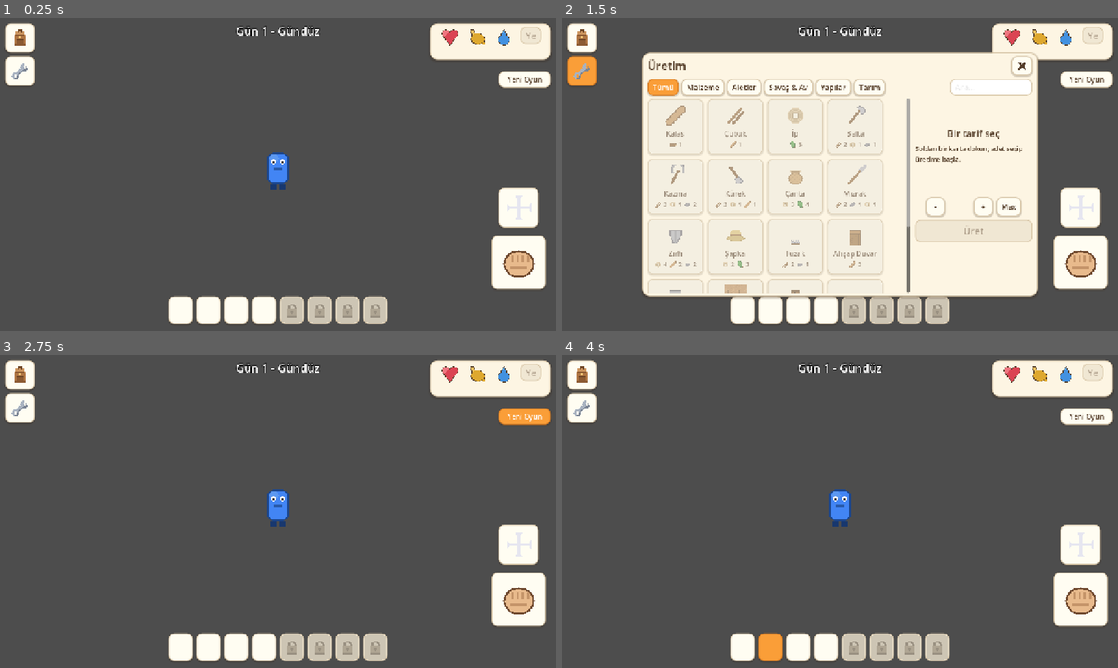
Above: before the commit, frames 1-4 (two rows, left to right).
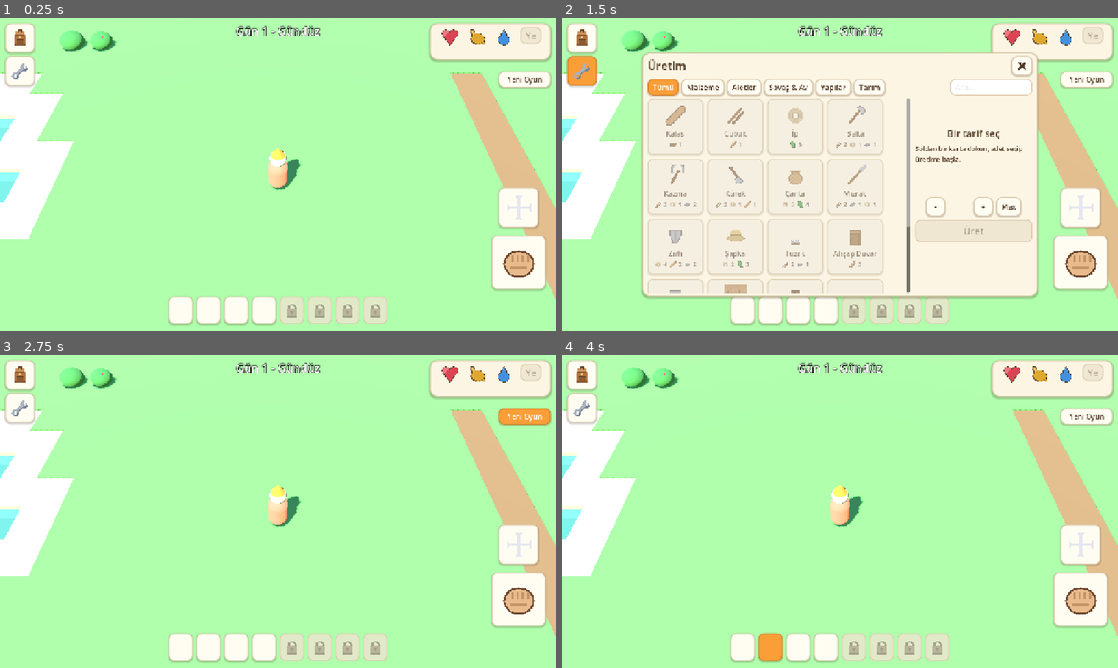
Above: after the commit, the same moments.

Repository: ozcinarece/Rable
Game: Godot game, scene res://scenes/World3D.tscn
Two runs of this game, one before a commit and one after it. Both use one fixed random seed, a clock stepped at 60 frames per second and the inputs below. Before the commit the project starts from res://scenes/World.tscn.
Inputs (mouse positions are in pixels of both pictures, inside the frame that each line leads up to):
- Up to frame 1 (0.25 s): no input
- Up to frame 2 (1.5 s): click (584, 36) at 0.5 s; click (584, 71) at 1.25 s
- Up to frame 3 (2.75 s): click "Yeni Oyun" at 2 s
- Up to frame 4 (4 s): click (739, 646) at 2.77 s; click (773, 646) at 3.52 s

The runs differ from the first frame. In frame 1, 92% of the frame differs, in the area x 0-100%, y 0-100%; in frame 2, 37%; in frame 3, 92%; in frame 4, 92%.
Error before the commit: Parse Error: Cannot infer the type of "facing" variable because the value doesn't have a set type. (res://scripts/world.gd:725)

Commit message:
Asama B1: 3D iskelet - blok dunya, capraz kamera, dokunmatik hareket
- world3d.gd: ASCII haritadan 3D blok zemin (MultiMesh, tur basina tek
  cizim cagrisi), yer tutucu agac/kaya/cali sekilleri, pastel gokyuzu,
  golgeli gunes, Animal Crossing tarzi capraz takip kamerasi
- player3d.gd: kapsul + sapka yer tutucu karakter; parmakla surukleyip
  yurutme (2D ile ayni desen), izgara tabanli carpisma
- Mevcut 2D arayuz (HUD) 3D sahnenin ustunde aynen calisiyor
- Bu dal ayri uygulama olarak derlenir: paket adi ...survivalsandbox3d,
  workflow 3d dalinda tetiklenir ve 3d-apk release etiketine yukler
  (ana oyunun latest-apk linki etkilenmez)

Co-Authored-By: Claude Fable 5 <noreply@anthropic.com>
Claude-Session: https://claude.ai/code/session_01F3YZhtJZEWdj71A8VFF7cL

Diff:
--- a/project.godot
+++ b/project.godot
@@ -6,9 +6,9 @@
 
 [application]
 
-config/name="Survival Sandbox"
-config/description="2D top-down survival sandbox oyunu - Milestone 1: tile tabanli dunya + oyuncu hareketi"
-run/main_scene="res://scenes/World.tscn"
+config/name="Survival Sandbox 3D"
+config/description="Survival sandbox - 3D deneme dali (Asama B: Go-Go Town / Animal Crossing gorunumu)"
+run/main_scene="res://scenes/World3D.tscn"
 config/features=PackedStringArray("4.3", "GL Compatibility")
 
 [autoload]
--- /dev/null
+++ b/scenes/World3D.tscn
@@ -0,0 +1,6 @@
+[gd_scene load_steps=2 format=3]
+
+[ext_resource type="Script" path="res://scripts/world3d.gd" id="1_script"]
+
+[node name="World3D" type="Node3D"]
+script = ExtResource("1_script")
--- /dev/null
+++ b/scripts/player3d.gd
@@ -0,0 +1,118 @@
+extends Node3D
+## 3D oyuncu - Asama B1 yer tutucusu: sevimli kapsul + sapka.
+## Hareket ayni 2D'deki gibi: parmagi basip surukle (sanal joystick)
+## veya klavye (WASD/ok). Carpisma, fizik motoru yerine dunyanin
+## izgara kontroluyle yapilir (basit ve mobilde ucuz).
+## B4'te yerini animasyonlu gercek karakter modeli alacak.
+
+const SPEED: float = 3.6          # hucre (metre) / saniye
+const DRAG_DEAD_ZONE: float = 10.0
+const BODY_RADIUS: float = 0.27   # duvarlara bu kadar yaklasabilir
+
+var world: Node3D  # world3d atar; is_walkable(cell) saglar
+
+var _visual: Node3D
+var _is_touching := false
+var _touch_start := Vector2.ZERO
+var _touch_current := Vector2.ZERO
+
+func _ready() -> void:
+	_visual = Node3D.new()
+	add_child(_visual)
+
+	var body := MeshInstance3D.new()
+	var capsule := CapsuleMesh.new()
+	capsule.radius = 0.24
+	capsule.height = 0.85
+	body.mesh = capsule
+	body.position = Vector3(0, 0.46, 0)
+	body.material_override = _flat_material(Color(0.93, 0.52, 0.40))
+	_visual.add_child(body)
+
+	var head := MeshInstance3D.new()
+	var head_mesh := SphereMesh.new()
+	head_mesh.radius = 0.19
+	head_mesh.height = 0.38
+	head.mesh = head_mesh
+	head.position = Vector3(0, 0.98, 0)
+	head.material_override = _flat_material(Color(0.98, 0.85, 0.70))
+	_visual.add_child(head)
+
+	var hat := MeshInstance3D.new()
+	var cone := CylinderMesh.new()
+	cone.top_radius = 0.02
+	cone.bottom_radius = 0.16
+	cone.height = 0.24
+	hat.mesh = cone
+	hat.position = Vector3(0, 1.2, 0)
+	hat.material_override = _flat_material(Color(0.98, 0.62, 0.22))
+	_visual.add_child(hat)
+
+func _flat_material(color: Color) -> StandardMaterial3D:
+	var material := StandardMaterial3D.new()
+	material.albedo_color = color
+	material.roughness = 1.0
+	return material
+
+func _physics_process(delta: float) -> void:
+	var dir := _get_input_direction()
+	if dir == Vector2.ZERO:
+		return
+	_try_move(Vector3(dir.x, 0, dir.y) * SPEED * delta)
+	# Yuruyus yonune yumusakca don
+	var target_angle := atan2(-dir.x, -dir.y)
+	_visual.rotation.y = lerp_angle(_visual.rotation.y, target_angle, 12.0 * delta)
+
+# Eksenleri ayri dener: duvara surtununce diger eksende kaymaya devam
+func _try_move(offset: Vector3) -> void:
+	var pos := position
+	var next_x := pos + Vector3(offset.x, 0, 0)
+	if _pos_walkable(next_x):
+		pos = next_x
+	var next_z := pos + Vector3(0, 0, offset.z)
+	if _pos_walkable(next_z):
+		pos = next_z
+	position = pos
+
+# Govde yaricapi kadar 4 noktadan izgara kontrolu
+func _pos_walkable(pos: Vector3) -> bool:
+	for off in [Vector2(BODY_RADIUS, 0), Vector2(-BODY_RADIUS, 0),
+			Vector2(0, BODY_RADIUS), Vector2(0, -BODY_RADIUS)]:
+		var cell := Vector2i(floori(pos.x + off.x), floori(pos.z + off.y))
+		if not world.is_walkable(cell):
+			return false
+	return true
+
+# --- Girdi (2D oyuncuyla ayni desen) ------------------------------------
+
+func _get_input_direction() -> Vector2:
+	if _is_touching:
+		var offset := _touch_current - _touch_start
+		if offset.length() <= DRAG_DEAD_ZONE:
+			return Vector2.ZERO
+		return offset.normalized()
+	var dir := Vector2.ZERO
+	if Input.is_key_pressed(KEY_A) or Input.is_key_pressed(KEY_LEFT):
+		dir.x -= 1
+	if Input.is_key_pressed(KEY_D) or Input.is_key_pressed(KEY_RIGHT):
+		dir.x += 1
+	if Input.is_key_pressed(KEY_W) or Input.is_key_pressed(KEY_UP):
+		dir.y -= 1
+	if Input.is_key_pressed(KEY_S) or Input.is_key_pressed(KEY_DOWN):
+		dir.y += 1
+	return dir.normalized()
+
+func _unhandled_input(event: InputEvent) -> void:
+	if event is InputEventScreenTouch:
+		if event.pressed:
+			_is_touching = true
+			_touch_start = event.position
+			_touch_current = event.position
+		else:
+			_is_touching = false
+	elif event is InputEventScreenDrag:
+		_touch_current = event.position
+	elif event is InputEventMouseButton:
+		# Dokunmatikten uretilen sahte fare olaylarini yok say
+		if event.device == InputEvent.DEVICE_ID_EMULATION:
+			return
--- /dev/null
+++ b/scripts/world3d.gd
@@ -0,0 +1,239 @@
+extends Node3D
+## 3D dunya - Asama B1: iskelet.
+##
+## Go-Go Town / Animal Crossing hedefine giden ilk adim: ayni ASCII
+## harita, minik 3D bloklardan zemin, yer tutucu agac/kaya/cali
+## sekilleri, capraz yukaridan bakan kamera ve dokunmatik hareket.
+## Performans icin her seyi MultiMesh ile ciziyoruz (tur basina tek
+## cizim cagrisi). B2'de yer tutucular gercek low-poly modellerle
+## degisecek.
+##
+## Oyun mantigi (envanter/uretim/aclik...) autoload'larda yasiyor ve
+## aynen calisiyor; HUD 3D'nin ustune 2D katman olarak biniyor.
+
+const MapData = preload("res://scripts/map_data.gd")
+const Player3DScript = preload("res://scripts/player3d.gd")
+
+## Zemin turleri: renk + ust yuzeyin yuksekligi (metre; 0 = yuruyus seviyesi)
+const GROUND_DEFS := {
+	".": {"color": Color(0.46, 0.73, 0.36), "top": 0.0, "solid": false},
+	"d": {"color": Color(0.60, 0.44, 0.29), "top": -0.02, "solid": false},
+	"s": {"color": Color(0.91, 0.83, 0.58), "top": -0.02, "solid": false},
+	"~": {"color": Color(0.32, 0.60, 0.88), "top": -0.14, "solid": true},
+	"o": {"color": Color(0.33, 0.26, 0.20), "top": -0.25, "solid": true},
+}
+
+const CAM_OFFSET := Vector3(0.0, 7.4, 5.6)  # AC tarzi capraz bakis
+
+var _solid_cells: Dictionary = {}  # Vector2i -> true (su/cukur/nesne)
+var _map_w: int = 0
+var _map_h: int = 0
+var _spawn_cell := Vector2i(5, 5)
+
+var player: Node3D
+var camera: Camera3D
+
+func _ready() -> void:
+	_build_environment()
+	_build_world()
+	_spawn_player()
+	# Mevcut 2D arayuz 3D'nin ustunde aynen calisir (autoload tabanli)
+	add_child(load("res://scenes/HUD.tscn").instantiate())
+
+func _process(delta: float) -> void:
+	# Kamera oyuncuyu yumusakca takip eder
+	var target := player.position + CAM_OFFSET
+	camera.position = camera.position.lerp(target, minf(1.0, 6.0 * delta))
+	camera.look_at(player.position + Vector3(0, 0.4, 0))
+
+## Oyuncu hareketi bu izgara kontrolunu kullanir (fizik motoru yok:
+## basit, ongorulebilir ve mobilde ucuz)
+func is_walkable(cell: Vector2i) -> bool:
+	if cell.x < 1 or cell.y < 1 or cell.x >= _map_w - 1 or cell.y >= _map_h - 1:
+		return false
+	return not _solid_cells.has(cell)
+
+# --- Ortam: gokyuzu + gunes ---------------------------------------------
+
+func _build_environment() -> void:
+	var sky_mat := ProceduralSkyMaterial.new()
+	sky_mat.sky_top_color = Color(0.44, 0.69, 0.94)
+	sky_mat.sky_horizon_color = Color(0.95, 0.93, 0.82)
+	sky_mat.ground_bottom_color = Color(0.55, 0.72, 0.55)
+	sky_mat.ground_horizon_color = Color(0.92, 0.90, 0.78)
+	var sky := Sky.new()
+	sky.sky_material = sky_mat
+	var env := Environment.new()
+	env.background_mode = Environment.BG_SKY
+	env.sky = sky
+	env.ambient_light_source = Environment.AMBIENT_SOURCE_SKY
+	env.ambient_light_energy = 1.1
+	var world_env := WorldEnvironment.new()
+	world_env.environment = env
+	add_child(world_env)
+
+	var sun := DirectionalLight3D.new()
+	sun.rotation_degrees = Vector3(-52, -32, 0)
+	sun.light_color = Color(1.0, 0.96, 0.88)
+	sun.light_energy = 1.2
+	sun.shadow_enabled = true
+	add_child(sun)
+
+	camera = Camera3D.new()
+	camera.fov = 45.0
+	add_child(camera)
+
+# --- Dunya kurulumu -----------------------------------------------------
+
+func _build_world() -> void:
+	var rows: Array[String] = MapData.MAP
+	_map_h = rows.size()
+	_map_w = rows[0].length()
+
+	# Zemin hucrelerini ture gore topla; nesne konumlarini ayir
+	var ground_cells: Dictionary = {}  # tur -> Array[Vector2i]
+	for ch in GROUND_DEFS:
+		ground_cells[ch] = []
+	var trees: Array[Vector2i] = []
+	var stones: Array[Vector2i] = []
+	var bushes: Array[Vector2i] = []
+
+	for y in _map_h:
+		for x in _map_w:
+			var cell := Vector2i(x, y)
+			var ch := rows[y][x]
+			var ground := "."
+			match ch:
+				"P":
+					_spawn_cell = cell
+				"T":
+					trees.append(cell)
+					_solid_cells[cell] = true
+				"#":
+					stones.append(cell)
+					_solid_cells[cell] = true
+				"m":
+					bushes.append(cell)
+					_solid_cells[cell] = true
+				_:
+					if GROUND_DEFS.has(ch):
+						ground = ch
+			if GROUND_DEFS[ground]["solid"]:
+				_solid_cells[cell] = true
+			ground_cells[ground].append(cell)
+
+	# Zemin bloklari: tur basina tek MultiMesh (tek cizim cagrisi)
+	for ch in ground_cells:
+		var cells: Array = ground_cells[ch]
+		if cells.is_empty():
+			continue
+		var def: Dictionary = GROUND_DEFS[ch]
+		var box := BoxMesh.new()
+		box.size = Vector3(1, 0.5, 1)
+		var transforms: Array[Transform3D] = []
+		for cell in cells:
+			transforms.append(Transform3D(Basis.IDENTITY,
+					_cell_center(cell) + Vector3(0, float(def["top"]) - 0.25, 0)))
+		_add_multimesh(box, def["color"], transforms, ch == "~")
+
+	_build_trees(trees)
+	_build_stones(stones)
+	_build_bushes(bushes)
+
+func _cell_center(cell: Vector2i) -> Vector3:
+	return Vector3(cell.x + 0.5, 0, cell.y + 0.5)
+
+# Yer tutucu agac: silindir govde + iki kure yaprak katmani
+func _build_trees(cells: Array[Vector2i]) -> void:
+	if cells.is_empty():
+		return
+	var trunk := CylinderMesh.new()
+	trunk.top_radius = 0.11
+	trunk.bottom_radius = 0.14
+	trunk.height = 0.6
+	var leaf_low := SphereMesh.new()
+	leaf_low.radius = 0.48
+	leaf_low.height = 0.8
+	var leaf_top := SphereMesh.new()
+	leaf_top.radius = 0.32
+	leaf_top.height = 0.55
+
+	var trunk_t: Array[Transform3D] = []
+	var low_t: Array[Transform3D] = []
+	var top_t: Array[Transform3D] = []
+	for cell in cells:
+		var base := _cell_center(cell)
+		var rot := _cell_variance(cell)
+		trunk_t.append(Transform3D(rot, base + Vector3(0, 0.3, 0)))
+		low_t.append(Transform3D(rot, base + Vector3(0, 0.85, 0)))
+		top_t.append(Transform3D(rot, base + Vector3(0, 1.25, 0)))
+	_add_multimesh(trunk, Color(0.48, 0.34, 0.22), trunk_t)
+	_add_multimesh(leaf_low, Color(0.36, 0.65, 0.33), low_t)
+	_add_multimesh(leaf_top, Color(0.45, 0.74, 0.38), top_t)
+
+func _build_stones(cells: Array[Vector2i]) -> void:
+	if cells.is_empty():
+		return
+	var rock := SphereMesh.new()
+	rock.radius = 0.42
+	rock.height = 0.55
+	var transforms: Array[Transform3D] = []
+	for cell in cells:
+		transforms.append(Transform3D(_cell_variance(cell),
+				_cell_center(cell) + Vector3(0, 0.16, 0)))
+	_add_multimesh(rock, Color(0.62, 0.63, 0.66), transforms)
+
+func _build_bushes(cells: Array[Vector2i]) -> void:
+	if cells.is_empty():
+		return
+	var bush := SphereMesh.new()
+	bush.radius = 0.36
+	bush.height = 0.55
+	var berry := SphereMesh.new()
+	berry.radius = 0.06
+	berry.height = 0.12
+	var bush_t: Array[Transform3D] = []
+	var berry_t: Array[Transform3D] = []
+	for cell in cells:
+		var base := _cell_center(cell)
+		bush_t.append(Transform3D(_cell_variance(cell), base + Vector3(0, 0.2, 0)))
+		berry_t.append(Transform3D(Basis.IDENTITY, base + Vector3(0.14, 0.38, 0.12)))
+		berry_t.append(Transform3D(Basis.IDENTITY, base + Vector3(-0.12, 0.32, -0.08)))
+	_add_multimesh(bush, Color(0.32, 0.60, 0.30), bush_t)
+	_add_multimesh(berry, Color(0.90, 0.30, 0.35), berry_t)
+
+# Hucreye bagli deterministik minik dondurme/olcek farki (organik gorunum)
+func _cell_variance(cell: Vector2i) -> Basis:
+	var seed_val := float(cell.x * 73 + cell.y * 131)
+	var angle := sin(seed_val) * PI
+	var scale := 0.9 + 0.2 * absf(sin(seed_val * 1.7))
+	return Basis(Vector3.UP, angle).scaled(Vector3(scale, scale, scale))
+
+func _add_multimesh(mesh: Mesh, color: Color, transforms: Array, water := false) -> void:
+	var material := StandardMaterial3D.new()
+	material.albedo_color = color
+	material.roughness = 1.0
+	if water:
+		material.transparency = BaseMaterial3D.TRANSPARENCY_ALPHA
+		material.albedo_color.a = 0.85
+		material.roughness = 0.15
+	var multi := MultiMesh.new()
+	multi.transform_format = MultiMesh.TRANSFORM_3D
+	multi.mesh = mesh
+	multi.instance_count = transforms.size()
+	for i in transforms.size():
+		multi.set_instance_transform(i, transforms[i])
+	var node := MultiMeshInstance3D.new()
+	node.multimesh = multi
+	node.material_override = material
+	add_child(node)
+
+# --- Oyuncu -------------------------------------------------------------
+
+func _spawn_player() -> void:
+	player = Player3DScript.new()
+	player.world = self
+	player.position = _cell_center(_spawn_cell)
+	add_child(player)
+	camera.position = player.position + CAM_OFFSET
+	camera.look_at(player.position)
Not shown, changed: export_presets.cfg
Not shown, changed: .github/workflows/android-build.yml
